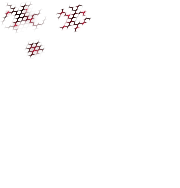
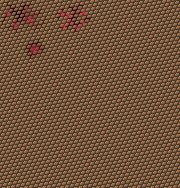
Comparing the layer stacks of the two 180 x 188 images. Changes:
showed "Background" over [0, 0, 180, 188]